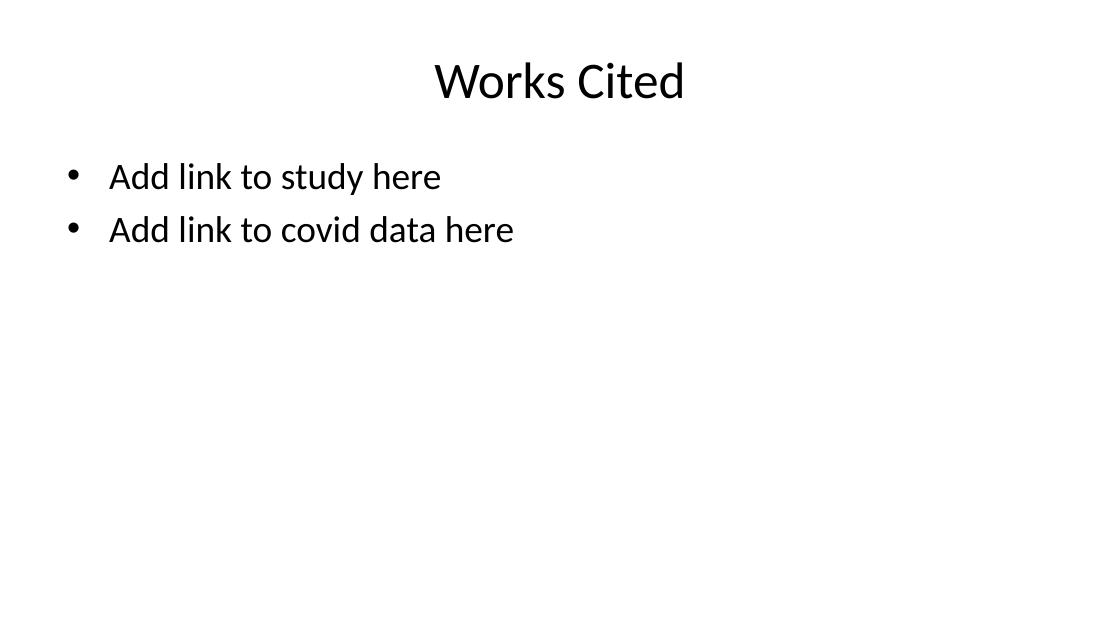
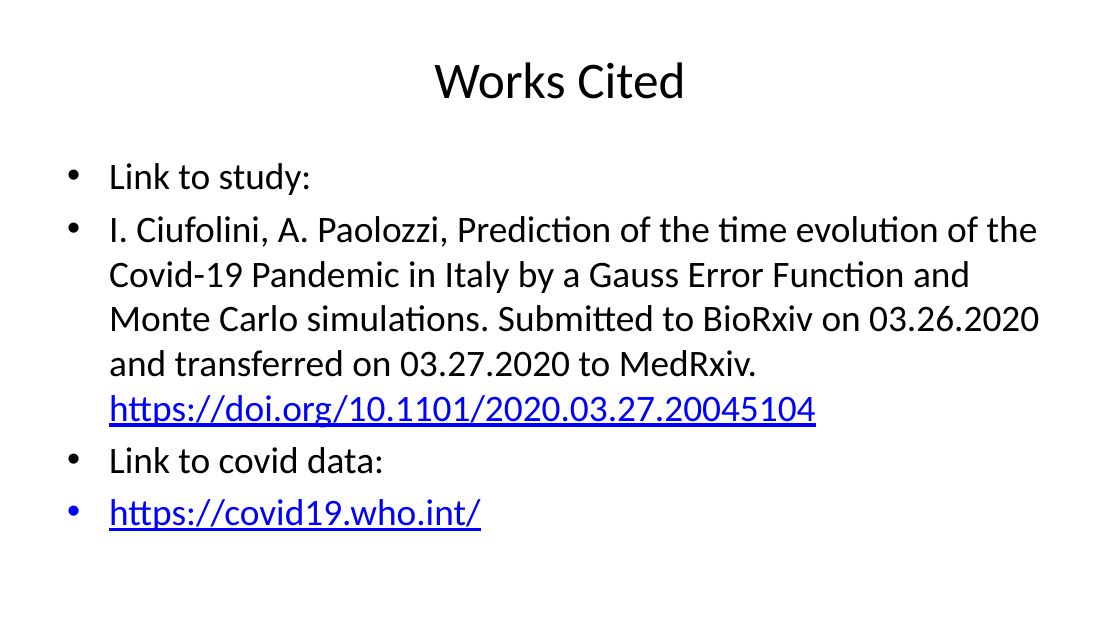
Before and after one commit to austinlackey/covid-simulations, a slide deck: slide 11 of main.pptx (slide 9 before the commit). Drawn at 1120x630 pixels with LibreOffice and Linux fonts; fonts in the diff are those of the drawing. Boxes give left, top, right and bottom in pixels: in the first picture for what was removed or moved away, otherwise in the second. Text is boxed around its words. In the diff, an @@ line names an element or a change of style, - is before the commit and + after.

Commit message:
edit works cited slide

```diff
--- a/main.pptx
+++ b/main.pptx
@@ text at [109, 163, 1039, 531]: text changed @@
-• Add link to study here
-• Add link to covid data here
+• Link to study:
+• I. Ciufolini, A. Paolozzi, Prediction of the time evolution of the Covid-19 Pandemic in Italy by a Gauss Error Function and Monte Carlo simulations. Submitted to BioRxiv on 03.26.2020 and transferred on 03.27.2020 to MedRxiv. https://doi.org/10.1101/2020.03.27.20045104
+• Link to covid data:
+• https://covid19.who.int/
```
Also in this commit, not shown: 1 other slide changed, 2 slides added, 1 other file.
